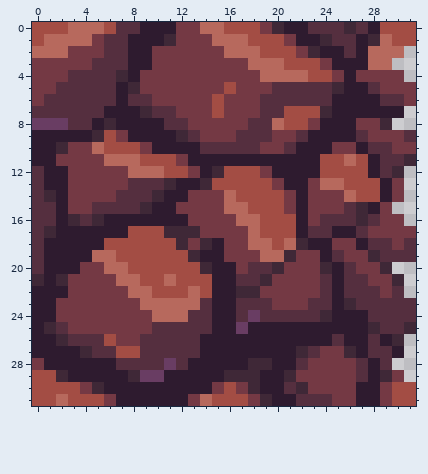
One commit to this pixel-art sprite: BarbieRampageGame/ressources/assets/textures/tiles/dirt_default_right_border.png. This is how it looked before the edit.
The file is 32x32 pixels.
After the commit:
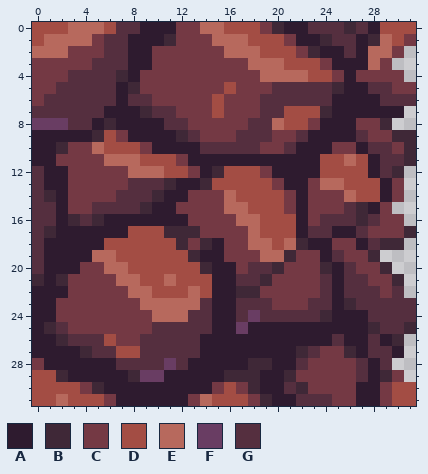
Palette (. is transparent): A #2e1b2f  B #3f2837  C #743944  D #a34d44  E #b7695d  F #693d63  G #552f3f
From old to new:
The author changed colour C to colour B in row 9 at x 30; in row 10 at x 31; in row 17 at x 31; in row 18 at x 30.
The author changed colour G to colour B in row 9 at x 31; in row 18 at x 29.
The author changed colour D to colour C in row 1 at x 31.
The author changed colour E to colour C in row 2 at x 30; in row 3 at x 29.
The author changed colour C to colour G in row 5 at x 29; in row 6 at x 31.
Colour G is gone in row 18 at x 31; in row 19 at x 29 to 31.
Boxes around the changes in both pictures, in picture pixels (x1, y1, x2, y2):
changed: (380, 34, 416, 154)
changed: (380, 226, 416, 262)
